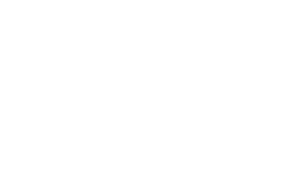
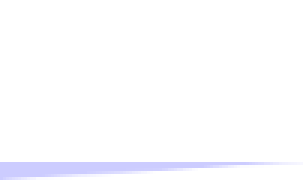
Layer changes from the first w=303, h=180 image to the second:
added layer "Blau" (20%) over (x1=0, y1=162, x2=303, y2=180)
